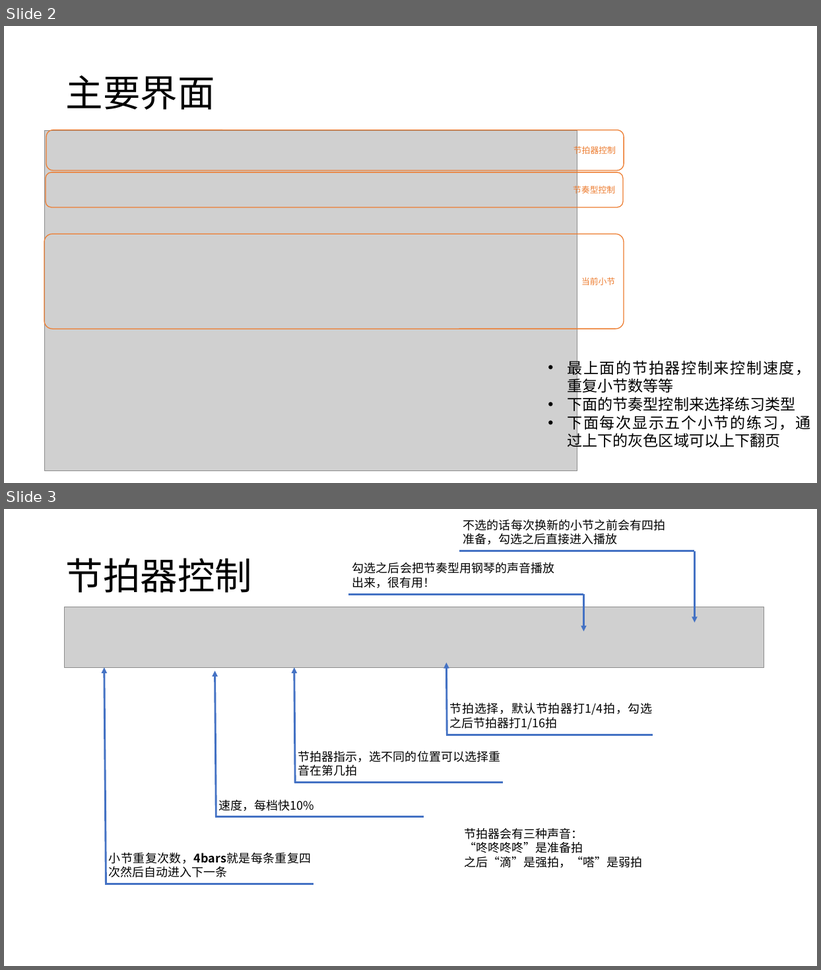
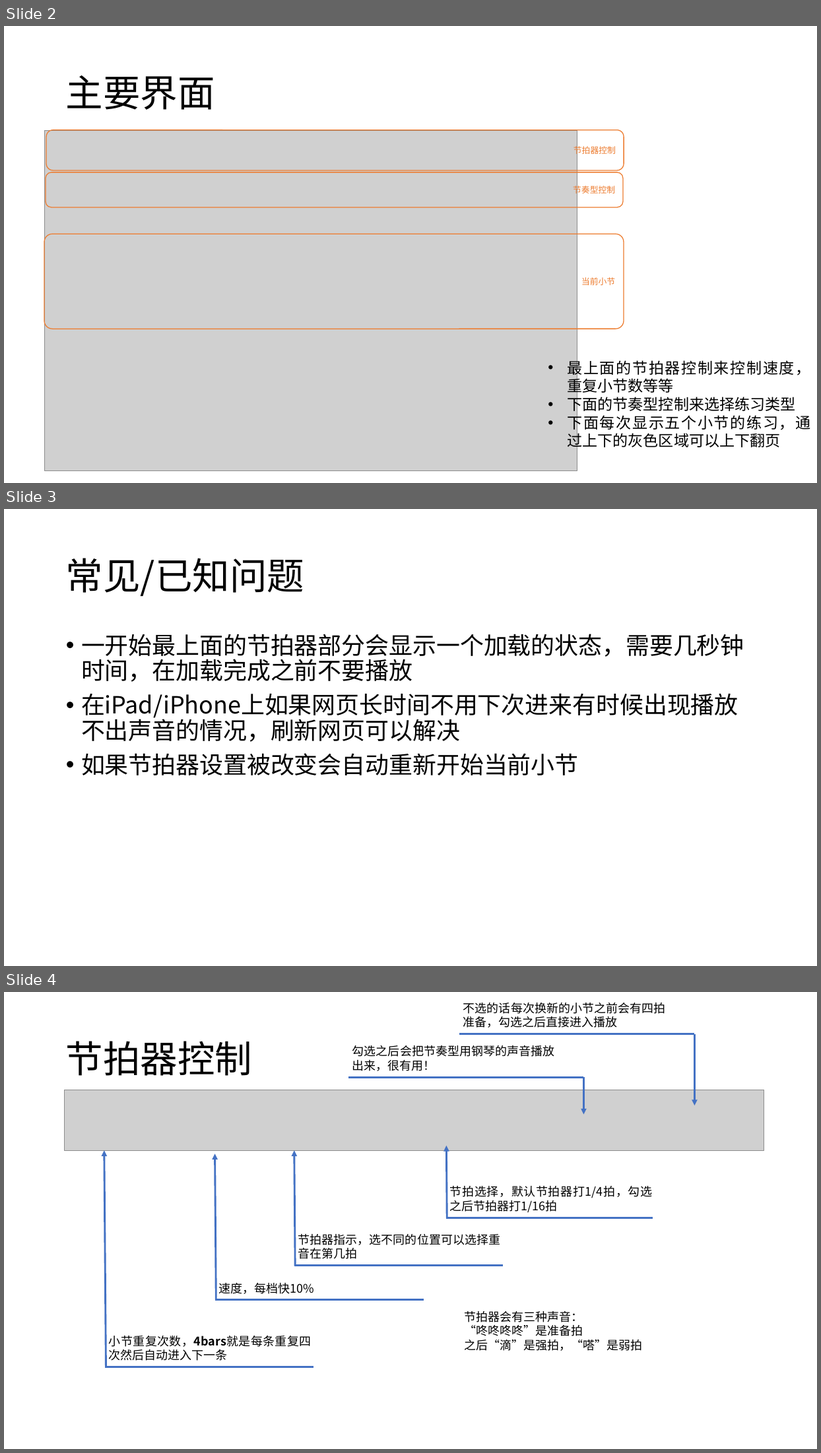
Before and after one commit to linfan68/guitar-trainer, a slide deck: doc/节奏练习工具.pptx. Shown one above the other, each under a label of ours: slides 2 and 3 before the commit, slides 2, 3 and 4 after it. The pictures are 821x970 and 821x1453 pixels, drawn with LibreOffice and Linux fonts; fonts in the diff are those of the drawing; grey boxes stand for pictures. Boxes give left, top, right and bottom in pixels: in the first picture for what was removed or moved away, otherwise in the second. Text is boxed around its words. In the diff, an @@ line names an element or a change of style, - is before the commit and + after.

```diff
--- a/doc/节奏练习工具.pptx
+++ b/doc/节奏练习工具.pptx
@@ slide 3 added at <box>4,509,817,966</box>, background #FFFFFF @@
@@ title added at <box>66,558,304,596</box>, 44 pt, text #000000 @@
+常见/已知问题
@@ text added at <box>81,634,745,776</box>, 28 pt, text #000000 @@
+• 一开始最上面的节拍器部分会显示一个加载的状态，需要几秒钟时间，在加载完成之前不要播放
+• 在iPad/iPhone上如果网页长时间不用下次进来有时候出现播放不出声音的情况，刷新网页可以解决
+• 如果节拍器设置被改变会自动重新开始当前小节
@@ what was slide 3 is now slide 4 @@
```
Also in this commit, not shown: 15 other files.
